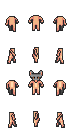
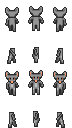
Comparing the layer stacks of the two 72px x 128px images. Changes:
painted on "head" over [5, 6, 67, 84]
painted on "body" over [6, 16, 66, 127]
